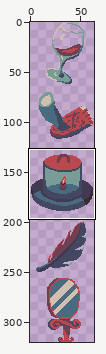
Pixel-art file -- src/assets/art/package_details.aseprite. Above, an overview of the earlier version with the close-up marked.
Close-up. First the earlier version:
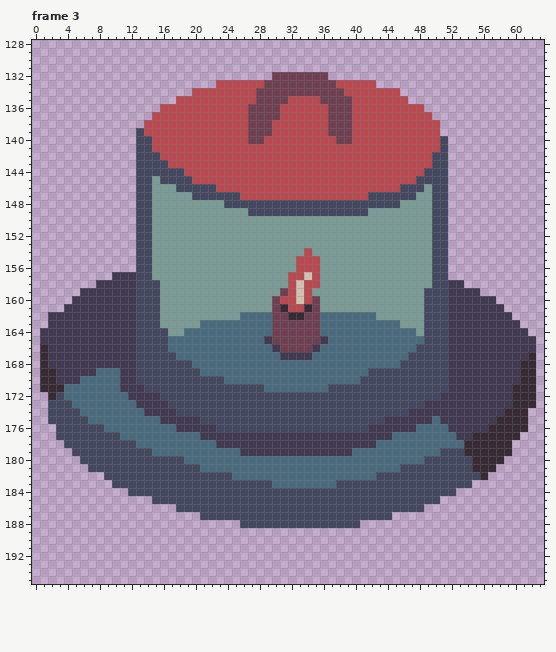
64x320 pixels, 4 frames. Shown: frame 3: x 0..63, y 128..195. The commit also changed other frames or places, which this record leaves out.
After the commit:
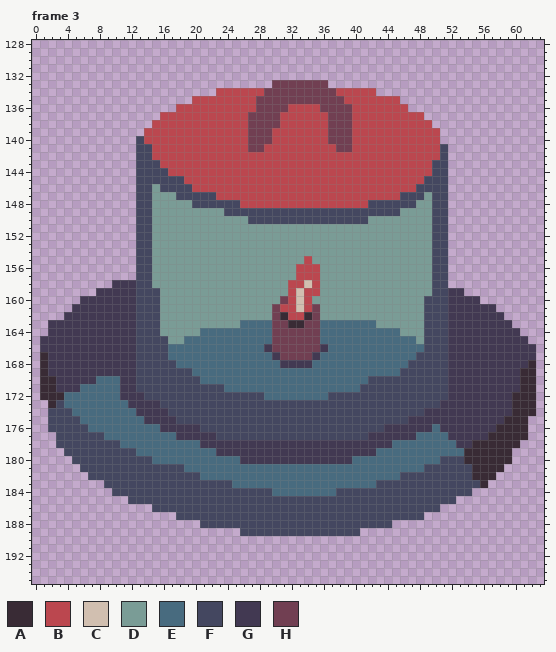
Palette (. is transparent): A #392b35  B #bb474f  C #d1bfb0  D #7a9c96  E #486b7f  F #444760  G #423952  H #713f52
The edit:
Frame 3, layer "Layer 1":
y 132: x 30..36 HHHHHHH -> .......
y 133: x 23..29 BBBBBBH -> .......; x 37..42 HBBBBB -> ......
y 134: x 20..22 BBB -> ...; x 28 H -> B; x 38 H -> B; x 43..45 BBB -> ...
y 135: x 18..19 BB -> ..; x 32..35 BBBB -> HHHH; x 39 H -> B; x 46 B -> .
y 136: x 16..17 BB -> ..; x 27 H -> B; x 31 B -> H; x 36 B -> H; x 47..48 BB -> ..
y 137: x 15 B -> .; x 49 B -> .
y 138: x 14 B -> .; x 30 B -> H; x 50 B -> .
y 139: x 13 F -> .
y 140: x 14 F -> B; x 29 B -> H; x 37 B -> H; x 51 F -> .
y 141: x 27..28 BB -> HH; x 38..39 BB -> HH
y 142: x 15 F -> B; x 50 F -> B
y 143: x 16 F -> B
y 144: x 17..18 FF -> BB; x 49 F -> B
y 145: x 15 D -> F; x 19 F -> B; x 48 F -> B
y 146: x 16..17 DD -> FF; x 20..22 FFF -> BBB; x 46..47 FF -> BB; x 49 D -> F
y 147: x 18..19 DD -> FF; x 23..25 FFF -> BBB; x 42..45 FFFF -> BBBB; x 48 D -> F
y 148: x 20..23 DDDD -> FFFF; x 26..41 FFFFFFFFFFFFFFFF -> BBBBBBBBBBBBBBBB; x 46..47 DD -> FF
y 149: x 24..26 DDD -> FFF; x 42..45 DDDD -> FFFF
y 150: x 27..41 DDDDDDDDDDDDDDD -> FFFFFFFFFFFFFFF
y 154: x 34 B -> D
y 155: x 33 B -> D; x 35 B -> D
y 157: x 10..12 GGG -> ...; x 32 B -> D; x 34 C -> B
y 158: x 8..9 GG -> ..; x 15 F -> D; x 33..34 CB -> BC; x 52..53 GG -> ..
y 159: x 6..7 GG -> ..; x 31 H -> D; x 35 D -> B; x 49 F -> D; x 54..55 GG -> ..
y 160: x 5 G -> .; x 30..31 HB -> DH; x 35 H -> D; x 56..57 GG -> ..
y 161: x 4 G -> .; x 31 A -> B; x 33..34 BA -> CB; x 58 G -> .
y 162: x 2..3 GG -> ..; x 26..29 EEEE -> DDDD; x 31..34 HAAH -> ABBA; x 36..42 EEEEEEE -> DDDDDDD; x 59 G -> .
y 163: x 21..25 EEEEE -> DDDDD; x 32..33 HH -> AA; x 43..45 EEE -> DDD; x 60 G -> .
y 164: x 1 G -> .; x 16 F -> D; x 19..20 EE -> DD; x 46..47 EE -> DD; x 61 G -> .
y 165: x 17..18 EE -> DD; x 29 G -> E; x 36 G -> E; x 48 E -> D; x 62 G -> .
y 166: x 1 A -> G; x 29..30 EG -> GH; x 35..36 GE -> HG; x 48 F -> E
y 167: x 17 F -> E; x 30..35 EGGGGE -> GHHHHG; x 47 F -> E; x 62 A -> G
y 168: x 18..19 FF -> EE; x 31..34 EEEE -> GGGG; x 46 F -> E; x 61 A -> G
y 169: x 2 A -> G; x 8..10 EEE -> GGG; x 20 F -> E; x 42..45 FFFF -> EEEE
y 170: x 6..7 EE -> GG; x 21..23 FFF -> EEE; x 41 F -> E
y 171: x 3..5 AEE -> GGG; x 13 G -> F; x 24..28 FFFFF -> EEEEE; x 37..40 FFFF -> EEEE; x 60 A -> G
y 172: x 1 . -> A; x 3 F -> A; x 11 E -> G; x 14..15 GG -> FF; x 29..36 FFFFFFFF -> EEEEEEEE; x 51 G -> F
y 173: x 2 F -> A; x 4 F -> E; x 12 E -> G; x 16 G -> F; x 49..50 GG -> FF
y 174: x 5 F -> E; x 13 E -> G; x 17 G -> F; x 47..48 GG -> FF; x 59 A -> G; x 62 . -> A
y 175: x 6 F -> E; x 14..15 EE -> GG; x 18..20 GGG -> FFF; x 44..46 GGG -> FFF; x 50 E -> G; x 58 A -> G
y 176: x 2 . -> F; x 7..8 FF -> EE; x 16..17 EE -> GG; x 21..22 GG -> FF; x 42..43 GG -> FF; x 48..49 EE -> GG; x 51 E -> G; x 57 A -> G
y 177: x 9..10 FF -> EE; x 18..20 EEE -> GGG; x 23..41 GGGGGGGGGGGGGGGGGGG -> FFFFFFFFFFFFFFFFFFF; x 45..47 EEE -> GGG; x 52 E -> G; x 55..56 AA -> GG; x 61 . -> A
y 178: x 3 . -> F; x 11..12 FF -> EE; x 21..22 EE -> GG; x 43..44 EE -> GG; x 53..54 EA -> GG; x 60 . -> A
y 179: x 4 . -> F; x 13..14 FF -> EE; x 23..25 EEE -> GGG; x 40..42 EEE -> GGG; x 51..53 FFF -> EEE
y 180: x 5 . -> F; x 15..18 FFFF -> EEEE; x 26..39 EEEEEEEEEEEEEE -> GGGGGGGGGGGGGG; x 49..50 FF -> EE; x 54 F -> A; x 59 . -> A
y 181: x 6 . -> F; x 19..20 FF -> EE; x 46..48 FFF -> EEE; x 58 . -> A
y 182: x 7..8 .. -> FF; x 21..24 FFFF -> EEEE; x 43..45 FFF -> EEE; x 55 F -> A; x 57 . -> A
y 183: x 9 . -> F; x 25..29 FFFFF -> EEEEE; x 38..42 FFFFF -> EEEEE; x 55..56 .. -> FA
y 184: x 10..11 .. -> FF; x 30..37 FFFFFFFF -> EEEEEEEE; x 53..54 .. -> FF
y 185: x 12..14 ... -> FFF; x 51..52 .. -> FF
y 186: x 15..17 ... -> FFF; x 49..50 .. -> FF
y 187: x 18..20 ... -> FFF; x 45..48 .... -> FFFF
y 188: x 21..25 ..... -> FFFFF; x 41..44 .... -> FFFF
y 189: x 26..40 ............... -> FFFFFFFFFFFFFFF
Changed places in both close-ups, as pixel boxes (x1, y1, x2, y2):
changed: (40, 72, 536, 536)
